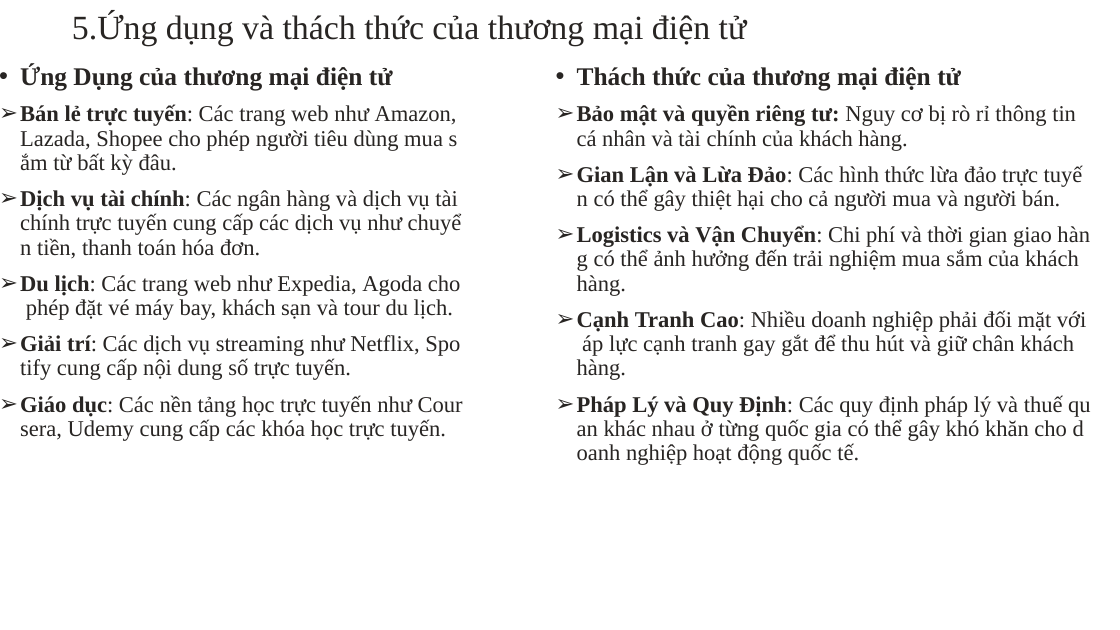
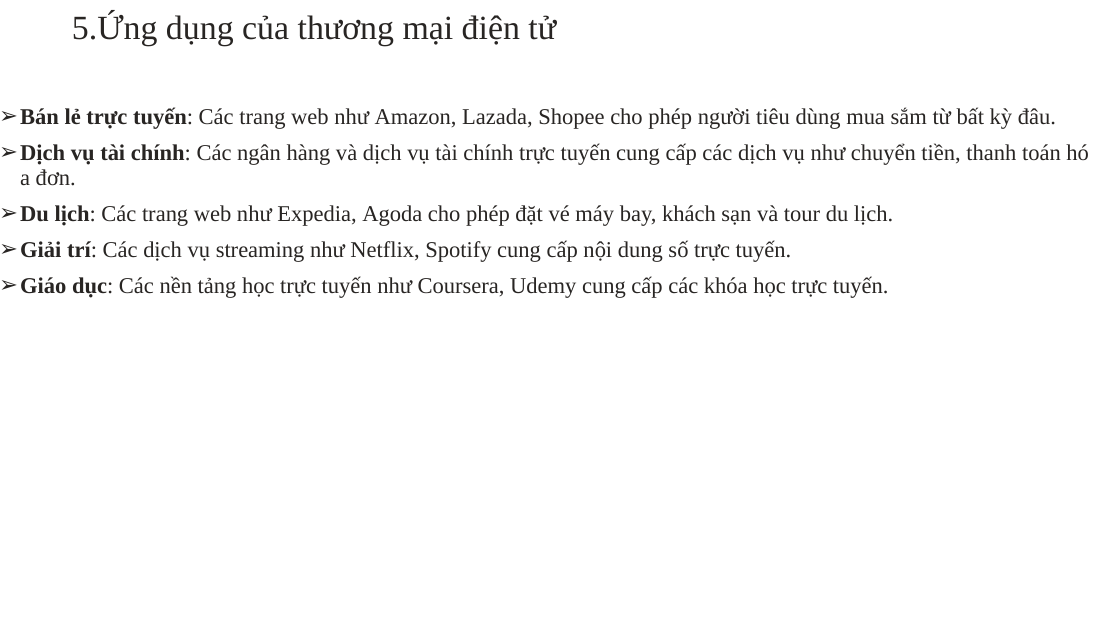
Before and after one commit to Nguyen12345tt/Baitap, a slide deck: slide 11 of Nhập môn CNTT/TMĐT Nguyễn Thành Nguyên.pptx. Drawn at 1120x630 pixels with LibreOffice and Linux fonts; fonts in the diff are those of the drawing. Boxes give left, top, right and bottom in pixels: in the first picture for what was removed or moved away, otherwise in the second. Text is boxed around its words. In the diff, an @@ line names an element or a change of style, - is before the commit and + after.

```diff
--- a/Nhập môn CNTT/TMĐT Nguyễn Thành Nguyên.pptx
+++ b/Nhập môn CNTT/TMĐT Nguyễn Thành Nguyên.pptx
@@ title at bbox=[72, 13, 556, 46]: text changed @@
-5.Ứng dụng và thách thức của thương mại điện tử
+5.Ứng dụng của thương mại điện tử
@@ text at bbox=[20, 64, 393, 90]: paragraph removed @@
-• Ứng Dụng của thương mại điện tử
@@ text removed at bbox=[577, 67, 1086, 465] @@
-• Thách thức của thương mại điện tử
-➢ Bảo mật và quyền riêng tư: Nguy cơ bị rò rỉ thông tin cá nhân và tài chính của khách hàng.
-➢ Gian Lận và Lừa Đảo: Các hình thức lừa đảo trực tuyến có thể gây thiệt hại cho cả người mua và người bán.
-➢ Logistics và Vận Chuyển: Chi phí và thời gian giao hàng có thể ảnh hưởng đến trải nghiệm mua sắm của khách hàng.
-➢ Cạnh Tranh Cao: Nhiều doanh nghiệp phải đối mặt với áp lực cạnh tranh gay gắt để thu hút và giữ chân khách hàng.
-➢ Pháp Lý và Quy Định: Các quy định pháp lý và thuế quan khác nhau ở từng quốc gia có thể gây khó khăn cho doanh nghiệp hoạt động quốc tế.
```
Also in this commit, not shown: 1 other slide changed, 1 slide added, 1 slide removed, 9 other files.
